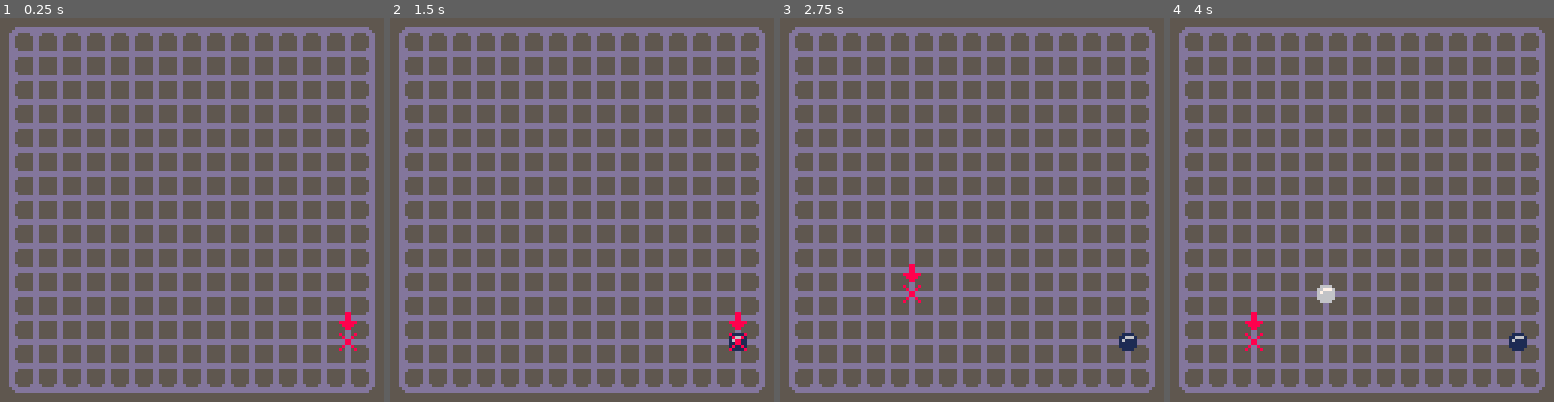
Above: before the commit, frames 1-4 (left to right).
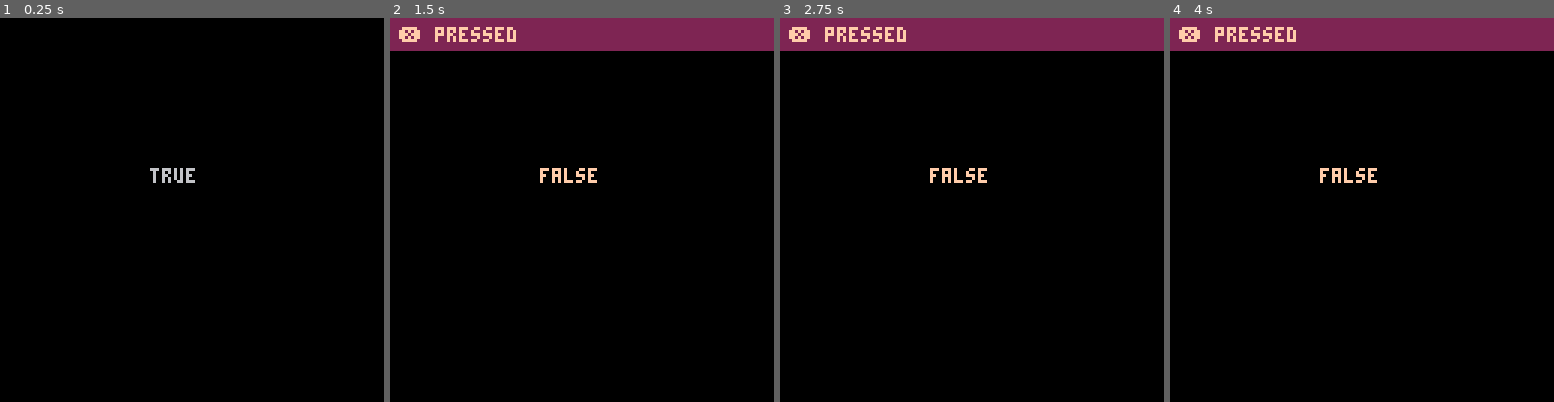
Above: after the commit, the same moments.

Repository: Sk0v0r0d4/gomokuminusone
Game: PICO-8 cartridge newgame.p8
Two runs of this game, one before a commit and one after it. Both use one fixed random seed, a clock stepped at 60 frames per second and the inputs below.
Inputs:
- Up to frame 1 (0.25 s): no input
- Up to frame 2 (1.5 s): tap X (X key) at 0.33, 1.07 s
- Up to frame 3 (2.75 s): hold Right 1.6-2.1 s; tap X (X key) at 1.85 s; hold Up 2.15-2.42 s; hold Right from 2.47 s (still down)
- Up to frame 4 (4 s): tap X (X key) at 2.97 s; release Right at 3.03 s; hold Left 3.08-3.58 s; hold Down 3.63-3.97 s

The runs differ from the first frame. In frame 1, 100% of the frame differs, in the area x 0-100%, y 0-100%; in frame 2, 100%; in frame 3, 100%; in frame 4, 100%.

Commit message:
one line popup done

Diff:
--- a/gfx.lua
+++ b/gfx.lua
@@ -1 +1,64 @@
---add popup window with text
+POPUP_DELAY = 30
+current_popup = {
+    text = "",
+    y = 0,
+    ty = 0,
+    time_on_screen = 0,
+    bg_color = 0,
+    text_color = 0,
+    done = true
+}
+
+function new_popup(text)
+    current_popup.text = text
+    current_popup.y = 0
+    current_popup.ty = 10
+    current_popup.bg_color = 2
+    current_popup.text_color = 15
+    current_popup.done = false
+    current_popup.time_on_screen = 0
+end
+
+function popup_update()
+    if current_popup.done then
+        return
+    end
+    if current_popup.y ~= current_popup.ty then
+        diff = current_popup.ty - current_popup.y
+        if abs(diff) < 1 then
+            current_popup.y = current_popup.ty
+            if current_popup.y == 0 then
+                current_popup.done = true
+            end
+            return
+        end
+        current_popup.y += diff / 3
+        return
+    end
+    if current_popup.time_on_screen > POPUP_DELAY then
+        current_popup.ty = 0
+        -- current_popup.done = true
+        return
+    end
+    current_popup.time_on_screen += 1
+end
+
+function popup_draw()
+    if current_popup.done or current_popup.y == 0 then
+        return
+    end
+    -- diff = current_popup.ty - current_popup.y
+    rectfill(
+        0,
+        0,
+        127,
+        current_popup.y,
+        current_popup.bg_color
+    )
+    print(
+        current_popup.text,
+        3,
+        current_popup.y - 7,
+        current_popup.text_color
+    )
+end
--- a/newgame.p8
+++ b/newgame.p8
@@ -1,7 +1,9 @@
 pico-8 cartridge // http://www.pico-8.com
 version 42
 __lua__
+#include utils.lua
 #include state.lua
+#include gfx.lua
 #include scenes.lua
 #include underscores.lua
 
--- a/underscores.lua
+++ b/underscores.lua
@@ -1,15 +1,21 @@
 function _init()
     -- frame count
     fc = 0
-    gameplay_init()
+    -- gameplay_init()
 end
 
 function _update()
     fc += 1
-    gameplay_update()
+    -- gameplay_update()
+    if btn(❎) then
+        new_popup("❎ pressed")
+    end
+    popup_update()
 end
 
 function _draw()
     cls()
-    gameplay_draw()
+    -- gameplay_draw()
+    popup_draw()
+    print(current_popup.done, 50, 50)
 end
--- a/utils.lua
+++ b/utils.lua
@@ -1 +1,25 @@
---add vector manipulations
+--tables are passed by reference, so the v1 gets mutated
+function sum(v1, v2)
+    v1[1] += v2[1]
+    v1[2] += v2[2]
+    return v1
+end
+
+function mult(v1, m)
+    v1[1] *= m
+    v1[2] *= m
+    return v1
+end
+
+-- TODO - remake this rot when needed
+-- function rot_dot(v, rotation)
+--     --   1/4
+--     --2/4 + 0/4
+--     --   3/4
+--     sn = sin(rotation)
+--     cs = cos(rotation)
+--     return {
+--         v[1] * cs + v[2] * -sn,
+--         v[2] * cs + v[1] * sn
+--     }
+-- end
Not shown, changed: 24 lines of the sprite sheet (__gfx__) section of newgame.p8
